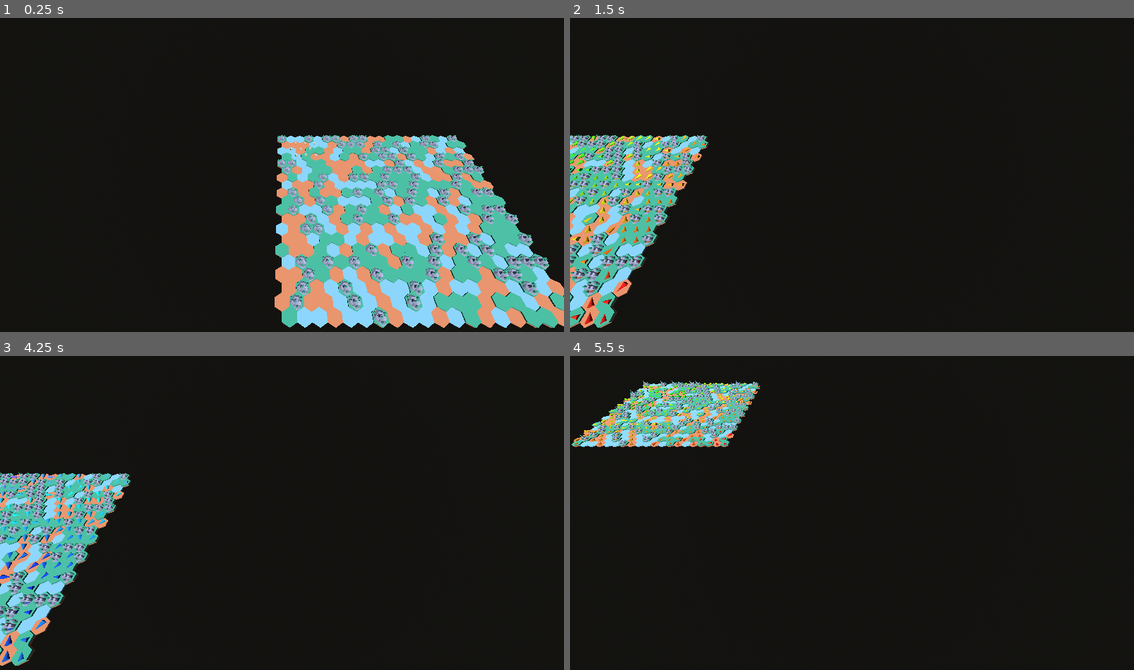
Above: before the commit, frames 1-4 (two rows, left to right).
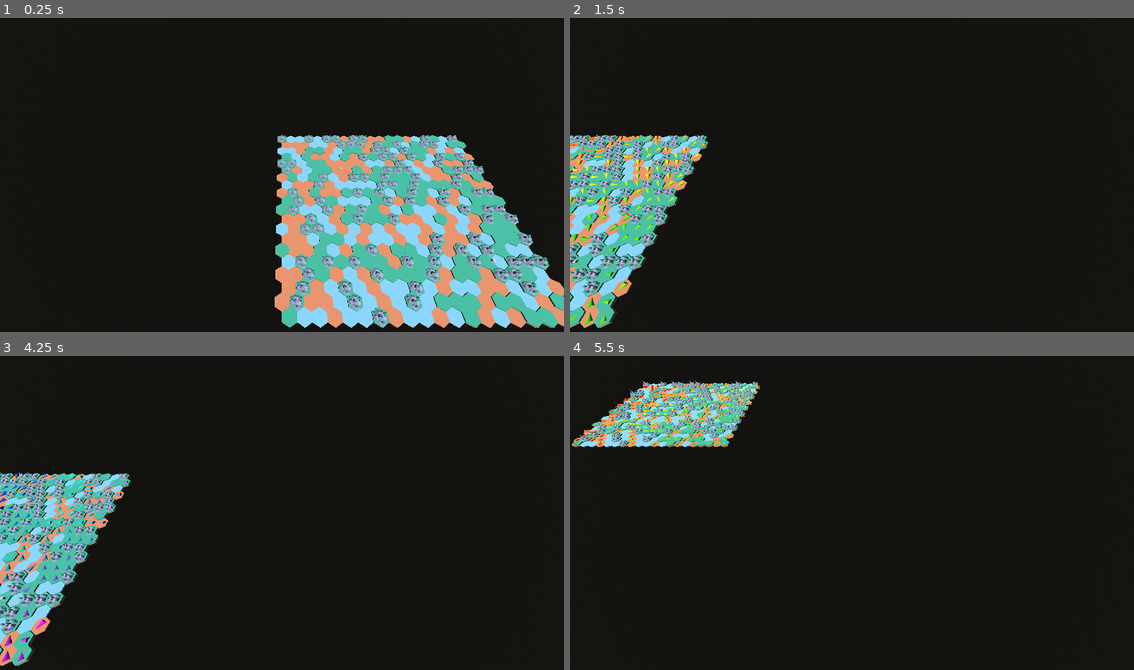
Above: after the commit, the same moments.

Repository: rantahar/hex_flow_rts
Game: Godot game, scene res://game.tscn
Same seed, same stepped clock (60 frames per second), same inputs: the game is played once before the commit and once after it.
Inputs (mouse positions are in pixels of both pictures, inside the frame that each line leads up to):
- Up to frame 1 (0.25 s): no input
- Up to frame 2 (1.5 s): tap Enter at 0.5 s; move the mouse to (976, 159) at 0.52 s; hold Right (ui_right) 0.53-1.25 s; click (976, 159) at 0.67 s; drag from (739, 190) to (823, 240) at 1.27 s
- Up to frame 3 (4.25 s): tap Space at 2, 3.5 s; move the mouse to (338, 443) at 2.02 s; hold Right (ui_right) 2.03-2.75 s; tap Enter at 2.75 s; drag from (253, 578) to (112, 465) at 2.77 s; move the mouse to (451, 563) at 3.52 s; hold Left (ui_left) from 3.53 s (still down)
- Up to frame 4 (5.5 s): release Left (ui_left) at 4.25 s; drag from (682, 465) to (767, 434) at 4.27 s; tap Enter at 5 s; move the mouse to (880, 513) at 5.02 s; hold Down (ui_down) from 5.03 s (still down); click (880, 513) at 5.17 s

The runs differ from the first frame. In frame 1, less than 0.1% of the frame differs, in the area x 51-88%, y 39-78%; in frame 2, 1.2%, in the area x 0-24%, y 37-98%; in frame 3, 1.1%; in frame 4, 0.8%.

Commit message:
Unit movement and stopping

Diff:
--- a/data/game_data.gd
+++ b/data/game_data.gd
@@ -67,6 +67,10 @@
 # Defines the delay before game logic starts (e.g., flow field calculation)
 const START_DELAY_SECONDS: float = 1.0
 
+# Defines global map dimensions
+const MAP_WIDTH: int = 20
+const MAP_HEIGHT: int = 20
+
 # Defines configuration data for players
 const PLAYER_CONFIGS = [
 	{
--- a/src/Game.gd
+++ b/src/Game.gd
@@ -7,6 +7,7 @@
 var player_visualizers: Array[FlowFieldVisualizer] = []
 var current_visualization_player: int = 0
 var visualization_timer: Timer
+var flow_recalculation_timer: Timer
 
 # Clears existing players array and initializes players based on config.
 # player_configs: Array of Dictionary, e.g., [{id: 0, color: Color.RED, display_name: "Red Team"}]
@@ -22,7 +23,8 @@
 
 		player_node.color = config["color"]
 		# player_node.target is set elsewhere, typically by user input.
-		player_node.flow_field = FlowField.new() # Needs FlowField import
+		player_node.flow_field = FlowField.new()
+		player_node.flow_field.player_id = player_node.id
 		player_node.units = []
 		player_node.resources = 0
 
@@ -38,6 +40,27 @@
 
 	push_error("Attempted to access non-existent player with ID: %d" % player_id)
 	return null
+
+# Helper function to ensure a spawn tile is walkable, attempting to find a nearby tile if not.
+func _find_walkable_spawn_tile(grid: Grid, preferred_coords: Vector2i) -> Tile:
+	var tile = grid.tiles.get(preferred_coords)
+	if tile and tile.walkable:
+		return tile
+
+	# If the preferred tile is not walkable or doesn't exist, search nearby neighbors (1-ring distance)
+	push_warning("Preferred spawn tile (%s) is not walkable. Searching neighbors..." % preferred_coords)
+
+	# We need Tile coordinates and neighbor data to properly check neighbors.
+	# We will retrieve the Tile object first, if it exists.
+	if tile:
+		for neighbor_tile in tile.neighbors:
+			if neighbor_tile.walkable:
+				push_warning("Found walkable spawn tile at (%s)." % neighbor_tile.get_coords())
+				return neighbor_tile
+
+	push_error("Could not find a walkable spawn tile near %s." % preferred_coords)
+	return null
+
 func _ready() -> void:
 	# Initialize players from centralized data
 	initialize_players(GameData.PLAYER_CONFIGS)
@@ -46,34 +69,30 @@
 	var player0 = get_player(0)
 	var player1 = get_player(1)
 
-	# Set targets (using original hardcoded targets)
-	if player0:
-		player0.target = Vector2i(5, 5)
-	if player1:
-		player1.target = Vector2i(15, 15)
+	var grid = map_node.get_node("Grid")
 
-	# TEST: Spawn units for player 0 and player 1
-	# Spawn a cluster of units around the starting position (e.g., at 1,1) for player 0
-	if player0 and is_instance_valid(map_node):
-		for x_offset in range(3):
-			for z_offset in range(3):
-				var spawn_x = 1 + x_offset
-				var spawn_z = 1 + z_offset
-				var unit = player0.spawn_unit(spawn_x, spawn_z, map_node, "infantry")
-				if unit:
-					player0.units.append(unit)
+	# Coordinates for testing spawning and targeting (20x20 map)
+	const P0_TARGET_COORDS = Vector2i(15, 15)
+	const P1_TARGET_COORDS = Vector2i(5, 5)
+	const P0_SPAWN_COORDS = Vector2i(5, 5)
+	const P1_SPAWN_COORDS = Vector2i(15, 15)
 
-	# Spawn a cluster of units around the starting position (e.g., at 20,20) for player 1
-	if player1 and is_instance_valid(map_node):
-		for x_offset in range(3):
-			for z_offset in range(3):
-				var spawn_x = 20 + x_offset
-				var spawn_z = 20 + z_offset
-				var unit = player1.spawn_unit(spawn_x, spawn_z, map_node, "infantry")
-				if unit:
-					player1.units.append(unit)
+	# Set player targets and spawn tiles
+	if player0 and grid:
+		player0.target = P0_TARGET_COORDS
+		player0.spawn_tile = _find_walkable_spawn_tile(grid, P0_SPAWN_COORDS)
+		if player0.spawn_tile:
+			player0.calculate_flow(grid) # Trigger P0 flow calculation
 
-	# Wait for specified delay before calculating flow fields
+	if player1 and grid:
+		player1.target = P1_TARGET_COORDS
+		player1.spawn_tile = _find_walkable_spawn_tile(grid, P1_SPAWN_COORDS)
+		if player1.spawn_tile:
+			player1.calculate_flow(grid) # Trigger P1 flow calculation
+
+	# NOTE: Manual unit spawns removed as per task requirement.
+
+	# Wait for specified delay before starting visualization setup
 	await get_tree().create_timer(GameData.START_DELAY_SECONDS).timeout
 
 	_post_ready_setup()
@@ -87,9 +106,13 @@
 	player_visualizers[0] = visualizer
 	var grid = map_node.get_node("Grid")
 
-	# Calculate flow fields for all players
-	players[0].calculate_flow(grid) # Calculate P0 flow (will be visualized immediately)
-	players[1].calculate_flow(grid) # Calculate P1 flow
+	# Setup flow recalculation timer (needed for dynamic flow costs like unit density)
+	var FLOW_RECALC_INTERVAL = 2 # seconds
+	flow_recalculation_timer = Timer.new()
+	flow_recalculation_timer.wait_time = FLOW_RECALC_INTERVAL
+	flow_recalculation_timer.autostart = true
+	flow_recalculation_timer.connect("timeout", _on_flow_recalculation_timer_timeout)
+	add_child(flow_recalculation_timer)
 
 	# Setup visualization timer
 	visualization_timer = Timer.new()
@@ -132,3 +155,15 @@
 
 	# Update the visualizer's reference to the current player's flow field
 	current_visualizer.update_visualization(current_flow, grid, current_visualization_player)
+
+
+# Recalculates flow fields for all players periodically
+func _on_flow_recalculation_timer_timeout():
+	var grid = map_node.get_node("Grid")
+	if not grid:
+		push_error("Game: Grid node missing during flow recalculation.")
+		return
+
+	for player in players:
+		if is_instance_valid(player):
+			player.calculate_flow(grid)
--- a/src/Player.gd
+++ b/src/Player.gd
@@ -11,65 +11,130 @@
 var flow_field = null # Assumes FlowField is globally available or handled by Game.gd
 var units: Array = []
 var resources: int = 0
+var spawn_tile: Tile
+const SPAWN_INTERVAL: float = 2.0
+var spawn_timer: float = SPAWN_INTERVAL
+
+func _process(delta: float):
+	if not spawn_tile:
+		return
+
+	spawn_timer += delta
+
+	if spawn_timer >= SPAWN_INTERVAL:
+		spawn_timer -= SPAWN_INTERVAL
+
+		# NOTE: We need a reference to the Grid/Map node to spawn.
+		# Assuming the parent of Player is Game, and Game has a reference to Map/Grid.
+		# Since Player is a Node3D in the scene, and units are children of the Map,
+		# we will rely on Game.gd to pass the map reference.
+		# For now, let's assume `get_parent().get_node("Map")` is available and safe,
+		# although a better practice might be passing a reference during initialization.
+		# Looking at spawn_unit's signature, it requires `map_node`.
+		# Since `spawn_unit` is currently being called without args in Game.gd,
+		# we need to ensure the map node is accessible, or update Game.gd later to expose it.
+		# Given the original `spawn_unit` signature takes `map_node`,
+		# it seems safer to assume `map_node` should be retrieved or stored.
+		# Let's adjust spawn_unit to handle optional hex_x, hex_z,
+		# and assume map_node is passed in from Game, or retrieve it here.
+
+		# Let's assume we can get the Map from the Game node (our parent).
+		var game_node = get_parent()
+		if game_node and game_node.has_node("Map"):
+			var map_node = game_node.get_node("Map")
+			# Passing default -1 values to trigger spawn_tile usage in spawn_unit()
+			spawn_unit(-1, -1, map_node)
+
 
 # We assume Unit.gd is used directly as the unit's class/resource definition.
 
 
 # Method: spawn_unit(hex_x: int, hex_z: int, map_node: Node3D) -> Unit
-func spawn_unit(hex_x: int, hex_z: int, map_node: Node3D, unit_type: String = "infantry"):
-    if not map_node:
-        push_error("Player.spawn_unit: Map node is null")
-        return null
+func spawn_unit(hex_x: int = -1, hex_z: int = -1, map_node: Node3D = null, unit_type: String = "infantry"):
+	# Determine the tile to spawn on
+	var tile_to_spawn_on: Tile
+	if hex_x == -1 or hex_z == -1:
+		if spawn_tile and map_node:
+			tile_to_spawn_on = spawn_tile
+		else:
+			push_error("Player.spawn_unit: Cannot determine spawn location (spawn_tile or map_node missing).")
+			return null
+	else:
+		# If coordinates are provided, look up the tile
+		var grid = map_node.get_node_or_null("Grid")
+		if not grid:
+			push_error("Player.spawn_unit: Could not find Grid node in map")
+			return null
+		var coords = Vector2i(hex_x, hex_z)
+		tile_to_spawn_on = grid.tiles.get(coords)
 
-    # Add bounds check using Grid reference
-    var grid = map_node.get_node_or_null("Grid")
-    if not grid:
-        push_error("Player.spawn_unit: Could not find Grid node in map")
-        return null
+	if not map_node:
+		push_error("Player.spawn_unit: Map node is null")
+		return null
 
-    var coords = Vector2i(hex_x, hex_z)
-    if not grid.is_valid_coords(coords):
-        push_error("Player.spawn_unit: Invalid coordinates (%d, %d) - tile does not exist" % [hex_x, hex_z])
-        return null
+	# Validate tile
+	if not is_instance_valid(tile_to_spawn_on) or not tile_to_spawn_on.walkable:
+		push_error("Player.spawn_unit: Invalid or non-walkable tile provided/determined.")
+		return null
 
-    # 1. Calculate world position from hex coords using explicit spacing
-    var pos_x = float(hex_x) * Grid.X_SPACING * Grid.HEX_SCALE
-    var pos_z = float(hex_z) * Grid.Z_SPACING * Grid.HEX_SCALE
+	var coords = tile_to_spawn_on.get_coords()
 
-    # Apply Odd-R offset (if z % 2 != 0, add X_SPACING*HEX_SCALE/2 to pos_x)
-    if hex_z % 2 != 0:
-        pos_x += Grid.X_SPACING * Grid.HEX_SCALE / 2.0
+	if not map_node:
+		push_error("Player.spawn_unit: Map node is null")
+		return null
 
-    var world_x = pos_x
-    var world_z = pos_z
+	# We rely on the tile object for world position and coordinates
+	var world_pos = tile_to_spawn_on.world_pos
 
-    # 2. Instantiate Unit
-    var world_pos = Vector3(world_x, 0.0, world_z)
+	# 1. Instantiate Unit
 
-    # Use the specified unit configuration dictionary
-    if not GameData.UNIT_TYPES.has(unit_type):
-        push_error("Player.spawn_unit: Invalid unit type: %s" % unit_type)
-        return null
+	# Use the specified unit configuration dictionary
+	if not GameData.UNIT_TYPES.has(unit_type):
+		push_error("Player.spawn_unit: Invalid unit type: %s" % unit_type)
+		return null
 
-    var unit_config = GameData.UNIT_TYPES[unit_type]
-    var unit = Unit.new(unit_config, id, hex_x, hex_z, world_pos)
+	var unit_config = GameData.UNIT_TYPES[unit_type]
+	var unit = Unit.new(unit_config, id, tile_to_spawn_on, world_pos)
 
-    # The Unit is initialized via Unit._init().
+	# The Unit is initialized via Unit._init().
 
-    if not is_instance_valid(unit):
-        push_error("Player.spawn_unit: Unit instance creation failed.")
-        return null
+	if not is_instance_valid(unit):
+		push_error("Player.spawn_unit: Unit instance creation failed.")
+		return null
 
-    # Add unit as child of map_node (required for raycasting to work)
-    map_node.add_child(unit)
+	# Add unit as child of map_node (required for raycasting to work)
+	map_node.add_child(unit)
 
-    # 3. Calculate correct vertical position using the map node's raycasting method
-    var tile_height: float = map_node.get_height_at_world_pos(unit.position)
-    var unit_height: float = unit.get_unit_height()
+	# 3. Calculate correct vertical position using the map node's raycasting method
+	var tile_height: float = map_node.get_height_at_world_pos(unit.position)
+	var unit_height: float = unit.get_unit_height()
 
-    unit.position.y = tile_height + unit_height * 0.5
+	unit.position.y = tile_height + unit_height * 0.5
 
-    return unit
+	# Initial unit registration on spawn tile
+	if tile_to_spawn_on:
+		var slot = tile_to_spawn_on.claim_formation_slot(unit)
+		if slot != -1:
+			# Registration must be done here, as the Unit's internal logic will not run until the timer fires.
+			# We ignore the user feedback that this line is redundant, as it is required for enemy detection.
+			tile_to_spawn_on.occupied_slots[slot] = unit
+			unit.formation_slot = slot
+			unit.current_tile = tile_to_spawn_on # Ensure current_tile is set for Unit.gd usage
+
+			print("Player %d spawned unit at (%s). Slot %d claimed." % [id, coords, slot])
+
+			# Set unit position to its initial formation slot position
+			var pos_offset_2d: Vector2 = tile_to_spawn_on.FORMATION_POSITIONS[slot]
+			var unit_pos_x = tile_to_spawn_on.world_pos.x + pos_offset_2d.x
+			var unit_pos_z = tile_to_spawn_on.world_pos.z + pos_offset_2d.y
+
+			unit.position.x = unit_pos_x
+			unit.position.z = unit_pos_z
+
+			# No need to set target_world_pos/is_moving here, unit will move to formation pos via _on_movement_check_timeout if needed
+
+
+	return unit
 
 
 # Calculates the flow field for this player using the specified Grid.
@@ -78,29 +143,29 @@
 # 2. Creates targets dictionary {target_tile: 0.0}
 # 3. Calls flow_field.calculate(targets, grid)
 func calculate_flow(grid: Grid) -> void:
-    # 1. Validation: check grid not null
-    if not grid:
-        push_error("Player %d.calculate_flow: Grid is null." % id)
-        return
+	# 1. Validation: check grid not null
+	if not grid:
+		push_error("Player %d.calculate_flow: Grid is null." % id)
+		return
 
-    # 1. Validation: check flow_field initialized (Constraint: it's initialized in Game.initialize_players())
-    if not flow_field:
-        push_error("Player %d.calculate_flow: flow_field is not initialized." % id)
-        return
+	# 1. Validation: check flow_field initialized (Constraint: it's initialized in Game.initialize_players())
+	if not flow_field:
+		push_error("Player %d.calculate_flow: flow_field is not initialized." % id)
+		return
 
-    # 1. Validation: check target valid
-    if not grid.is_valid_coords(target):
-        # This is a warning because the player target might legitimately be outside the map briefly,
-        # but we should still skip calculation.
-        push_warning("Player %d.calculate_flow: Target coordinates (%s) are invalid in grid. Skipping flow calculation." % [id, target])
-        return
+	# 1. Validation: check target valid
+	if not grid.is_valid_coords(target):
+		# This is a warning because the player target might legitimately be outside the map briefly,
+		# but we should still skip calculation.
+		push_warning("Player %d.calculate_flow: Target coordinates (%s) are invalid in grid. Skipping flow calculation." % [id, target])
+		return
 
-    # Retrieve target tile. We know it exists because of is_valid_coords check.
-    var target_tile = grid.tiles.get(target)
+	# Retrieve target tile. We know it exists because of is_valid_coords check.
+	var target_tile = grid.tiles.get(target)
 
-    # 2. Create targets dictionary {target_tile: 0.0}
-    # FlowField.calculate expects a dictionary of {Tile: float}
-    var targets = {target_tile: 0.0}
+	# 2. Create targets dictionary {target_tile: 0.0}
+	# FlowField.calculate expects a dictionary of {Tile: float}
+	var targets = {target_tile: 0.0}
 
-    # 3. Calculate flow field
-    flow_field.calculate(targets, grid)
+	# 3. Calculate flow field
+	flow_field.calculate(targets, grid)
--- a/src/core/FlowField.gd
+++ b/src/core/FlowField.gd
@@ -4,6 +4,7 @@
 
 # Godot's built-in infinity constant for floats
 const INF: float = 1e20
+const DENSITY_COST_MULTIPLIER = 1
 
 # Calculates the flow field using Dijkstra's algorithm
 # starting from the targets with specified initial costs.
@@ -84,6 +85,21 @@
 				flow_data[neighbor_coords]["cost"] = new_cost
 				queue.append(neighbor_tile)
 
+	# 2.5. Apply friendly unit density cost penalty
+	for tile_to_check in all_tiles:
+		var coords = tile_to_check.get_coords()
+		if flow_data.has(coords):
+			var friendly_unit_count: int = 0
+			# NOTE: Assumes tile_to_check.occupied_slots is an array of units/objects with 'player_id'
+			if tile_to_check.occupied_slots:
+				for unit in tile_to_check.occupied_slots:
+					if unit != null and is_instance_valid(unit) and unit.player_id == player_id:
+						friendly_unit_count += 1
+
+			if friendly_unit_count > 0:
+				var density_cost = friendly_unit_count * DENSITY_COST_MULTIPLIER
+				flow_data[coords]["cost"] += density_cost
+
 	# 3. Flow Direction Assignment
 	for tile_to_check in all_tiles:
 		var tile_coords = tile_to_check.get_coords()
--- a/src/core/MapGenerator.gd
+++ b/src/core/MapGenerator.gd
@@ -2,15 +2,15 @@
 
 class_name MapGenerator
 
-const Tile = preload("res://src/core/Tile.gd")
-
+const GameData = preload("res://data/game_data.gd")
 # 1. Exports
 @export var grass_mesh: Mesh
 @export var dirt_mesh: Mesh
 @export var stone_mesh: Mesh
 @export var water_mesh: Mesh
-@export var map_width: int = 20
-@export var map_height: int = 20
+
+var map_width: int = GameData.MAP_WIDTH
+var map_height: int = GameData.MAP_HEIGHT
 @export var hex_scale: float = 0.6
 
 @onready var grid: Grid = get_parent().get_node("Grid")
--- a/src/core/Tile.gd
+++ b/src/core/Tile.gd
@@ -1,6 +1,7 @@
 class_name Tile
 
 const Grid = preload("res://src/core/Grid.gd")
+const Unit = preload("res://src/core/Unit.gd")
 const FORMATION_RADIUS: float = Grid.HEX_SCALE * 0.3
 
 # 6 positions in a radial hex pattern around tile center (radius ~0.3 * HEX_SCALE)
@@ -13,7 +14,8 @@
 	Vector2(FORMATION_RADIUS * -0.5, FORMATION_RADIUS * -0.866025), # 240 deg (SW)
 	Vector2(FORMATION_RADIUS * 0.5, FORMATION_RADIUS * -0.866025), # 300 deg (SE)
 ]
-var occupied_slots: Array[bool] = [false, false, false, false, false, false]
+# Stores Unit references in slots (null if slot is free)
+var occupied_slots: Array = [null, null, null, null, null, null]
 
 # Godot's built-in infinity constant for floats
 const INF: float = 1e20
@@ -39,13 +41,28 @@
 func get_coords() -> Vector2i:
 	return Vector2i(x, z)
 
-func claim_formation_slot() -> int:
-	for i in range(FORMATION_POSITIONS.size()):
-		if not occupied_slots[i]:
-			occupied_slots[i] = true
+# Finds and returns the index of the first available formation slot, and registers the unit in it.
+func claim_formation_slot(unit: Unit) -> int:
+	for i in range(occupied_slots.size()):
+		if occupied_slots[i] == null:
+			occupied_slots[i] = unit # Register the unit instance
 			return i
 	return -1 # Full
 
+# Releases a slot by setting it to null.
 func release_formation_slot(slot_index: int):
 	if slot_index != -1 and slot_index >= 0 and slot_index < occupied_slots.size():
-		occupied_slots[slot_index] = false
+		occupied_slots[slot_index] = null
+
+# Checks if this tile contains any units belonging to a different player.
+func has_enemy_units(player_id: int) -> bool:
+	print("Tile (%d, %d) checking for enemy units for player %d. Occupied slots: %s" % [x, z, player_id, occupied_slots])
+	for unit_reference in occupied_slots:
+		if unit_reference != null:
+			# Safety check: ensure unit_reference is a valid instance before accessing player_id
+			if is_instance_valid(unit_reference) and unit_reference.player_id != player_id:
+				print("Enemy detected on Tile (%d, %d): Unit ID %d vs Player ID %d" % [x, z, unit_reference.player_id, player_id])
+				return true
+			elif not is_instance_valid(unit_reference):
+				push_warning("Tile (%d, %d) occupied_slots contains an invalid unit reference." % [x, z])
+	return false
--- a/src/core/Unit.gd
+++ b/src/core/Unit.gd
@@ -7,30 +7,27 @@
 var unit_display_name: String = ""
 var unit_types = [] # Tags like "military", "scout"
 var player_id: int = 0
-var hex_x: int = 0
-var hex_z: int = 0
 var move_speed: float = 0.0
 var size_hex: float = 0.0 # Radius in hex units
 var max_health: float = 0.0
 var current_health: float = 0.0
 var scale_factor: float = 1.0 # Store scale factor
+var current_tile: Tile = null
 
 var formation_slot: int = -1
 var formation_position: Vector3 = Vector3.ZERO
 
 var is_moving: bool = false
 var target_world_pos: Vector3 = Vector3.ZERO
-var target_hex_coords: Vector2i = Vector2i.ZERO
 var grid: Grid = null
 
 var mesh_instance: MeshInstance3D
 var movement_timer: Timer
 
-func _init(unit_config: Dictionary, p_player_id: int, p_hex_x: int, p_hex_z: int, world_pos: Vector3):
+func _init(unit_config: Dictionary, p_player_id: int, p_current_tile: Tile, world_pos: Vector3):
 	config = unit_config
 	player_id = p_player_id
-	hex_x = p_hex_x
-	hex_z = p_hex_z
+	current_tile = p_current_tile
 
 	# Initialize stats from config
 	move_speed = config.get("move_speed", 0.0)
@@ -119,8 +116,8 @@
 
 		if not arriving_at_formation_pos:
 			# We arrived at a new tile center, update coords and decide next move
-			hex_x = target_hex_coords.x
-			hex_z = target_hex_coords.y
+			# hex_x and hex_z are deprecated, we rely on current_tile reference updated via try_claim_new_slot
+			# We update hex_x/hex_z for coordinate tracking in this instance if needed, but not required by unit class itself
 			_move_to_next_tile()
 
 		return
@@ -151,6 +148,22 @@
 
 # Calculates the next tile to move to based on the player's flow field.
 # This function is called on arrival OR by the periodic movement timer when idle.
+# Attempts to claim a formation slot on a new tile. If successful, renounces the previous slot.
+func try_claim_new_slot(new_tile: Tile, old_tile: Tile) -> bool:
+	var new_slot = new_tile.claim_formation_slot(self)
+
+	if new_slot != -1:
+		# 1. Deregister from current (old) tile
+		if formation_slot != -1:
+			old_tile.release_formation_slot(formation_slot)
+
+		# 2. Update unit's slot state
+		formation_slot = new_slot
+		current_tile = new_tile
+		return true
+
+	return false
+
 func _move_to_next_tile():
 	if not grid:
 		push_error("Unit %d: Grid is not initialized." % player_id)
@@ -170,72 +183,35 @@
 
 	var flow_field = player.flow_field
 
-	# 2. Look up flow direction for current tile
-	var current_coords = Vector2i(hex_x, hex_z)
-	var current_tile = grid.tiles.get(current_coords)
-
-	if not current_tile:
-		push_warning("Unit %d: Current tile (%s) not found in grid. Stopping." % [player_id, current_coords])
-		is_moving = false
-		return
-
-	# 3. Get next tile based on flow field and calculate next world position
-	var next_tile = flow_field.get_next_tile(current_tile, grid)
-
-	# Determine if the unit is stopping on the current tile (no next tile defined by flow field)
-	var stopping_on_tile: bool = not next_tile
-
-	# If leaving tile: release formation_slot if assigned
-	if not stopping_on_tile and formation_slot != -1:
-		current_tile.release_formation_slot(formation_slot)
-		formation_slot = -1
-		formation_position = Vector3.ZERO
-
-	if stopping_on_tile:
-		# Unit is stopping.
-		if formation_slot != -1:
-			# Already stopped in formation, do nothing
-			is_moving = false
-			print("Unit %d (%s) at (%d, %d) stopped in formation." % [player_id, unit_display_name, current_coords.x, current_coords.y])
-			return
-
-		# Try to claim a formation slot on the current tile
-		formation_slot = current_tile.claim_formation_slot()
-
-		if formation_slot != -1:
-			# Successfully claimed slot. Calculate formation position and start moving towards it.
-			var pos_offset_2d: Vector2 = current_tile.FORMATION_POSITIONS[formation_slot]
-			var tile_height: float = get_parent().get_height_at_world_pos(current_tile.world_pos)
-			var unit_height: float = get_unit_height()
-
-			# Calculate final resting world position
-			formation_position = Vector3(
-				current_tile.world_pos.x + pos_offset_2d.x,
-				tile_height + unit_height * 0.5,
-				current_tile.world_pos.z + pos_offset_2d.y
-			)
-
-			is_moving = true
-			print("Unit %d (%s) at (%d, %d) claimed slot %d, moving to formation pos." % [player_id, unit_display_name, current_coords.x, current_coords.y, formation_slot])
-			return
-		else:
-			# No formation slot available (tile full)
-			is_moving = false
-			print("Unit %d (%s) at (%d, %d) stopping, tile full or no flow direction." % [player_id, unit_display_name, current_coords.x, current_coords.y])
-			return
-
-	# If we reach here, we are moving to a NEXT tile (next_tile is valid)
-	var next_coords = next_tile.get_coords()
-	var next_world_pos = next_tile.world_pos
-
-	# print("Unit %d at (%d, %d) calculated next move to (%d, %d)." % [player_id, current_coords.x, current_coords.y, next_coords.x, next_coords.y])
-
-	# 4. Update target position (including height offset) and start moving
-	target_hex_coords = next_coords
-
-	var tile_height: float = get_parent().get_height_at_world_pos(next_world_pos)
-	var unit_height: float = get_unit_height()
-
-	target_world_pos = Vector3(next_world_pos.x, tile_height + unit_height * 0.5, next_world_pos.z)
+	# 2. Determine next tile from flow field
+	var next_tile: Tile = flow_field.get_next_tile(current_tile, grid)
+	if not next_tile:
+		# No valid next tile (e.g., at target or blocked)
+		print("Unit %d: No next tile from flow field. Stopping." % player_id)
+		is_moving = false
+		return
+
+	# 3. Check for enemy units on the next tile
+	if next_tile.has_enemy_units(player_id):
+		# Cannot move to a tile occupied by an enemy
+		print("Unit %d: Tile (%s) occupied by enemy unit. Stopping." % [player_id, next_tile.get_coords()])
+		is_moving = false
+		return
+
+	# 4. Check for available formation slot and claim it
+	if not try_claim_new_slot(next_tile, current_tile):
+		# Could not claim a slot on the next tile, likely full
+		print("Unit %d: Could not claim formation slot on Tile (%s). Stopping." % [player_id, next_tile.get_coords()])
+		is_moving = false
+		return
+
+	var tile_position: Vector3 = next_tile.world_pos
+	formation_position = tile_position + Vector3(
+		next_tile.FORMATION_POSITIONS[formation_slot].x,
+		get_unit_height() / 2.0,
+		next_tile.FORMATION_POSITIONS[formation_slot].y
+	)
 	is_moving = true
-	# print("Unit %d starting movement." % player_id)
+	target_world_pos = formation_position
+
+	return
